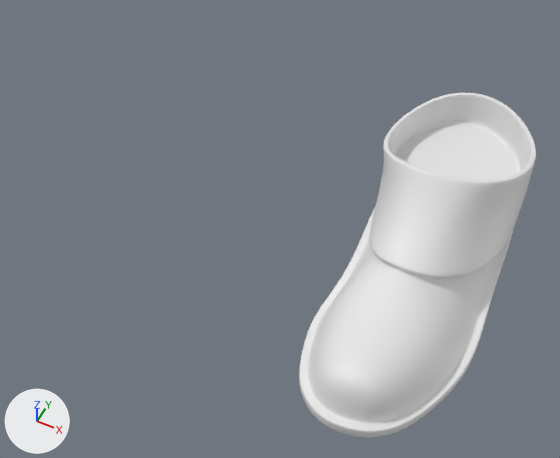
The Blender file Attires/Attires_Shoes/Attire_Shoes_ShoesSpats/ShoesSpats_HIGHPOLY.blend, before and after one commit.
Rendered twice from a camera (50 mm lens) standing at (0.203, -0.474, 0.511) and looking at (0.013, -0.094, 0.036). Every picture has the same lights, and +X, +Y and +Z are marked at lower left.

Names of what the first picture shows: 'Attire_Shoes_ShoesSpats_HIGHPOLY'.
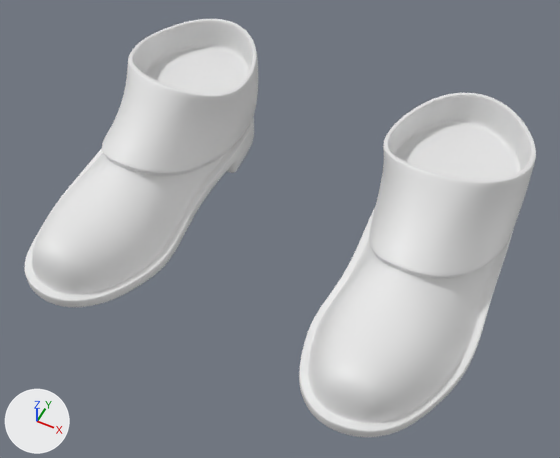
Pixel boxes [x1, y1, x2, y2] of what changed, in the pictures (560 x 458 px):
'Attire_Shoes_ShoesSpats_HIGHPOLY', modifiers changed (116% wider, 21% taller)
    before: [299, 93, 536, 437]
    after: [24, 19, 536, 437]

The change, as a list of edits to the scene's bpy script:
```text
Change ob_attire_shoes_shoesspats_highpoly:
    add _m = ob_attire_shoes_shoesspats_highpoly.modifiers.new('Mirror', 'MIRROR')
```
